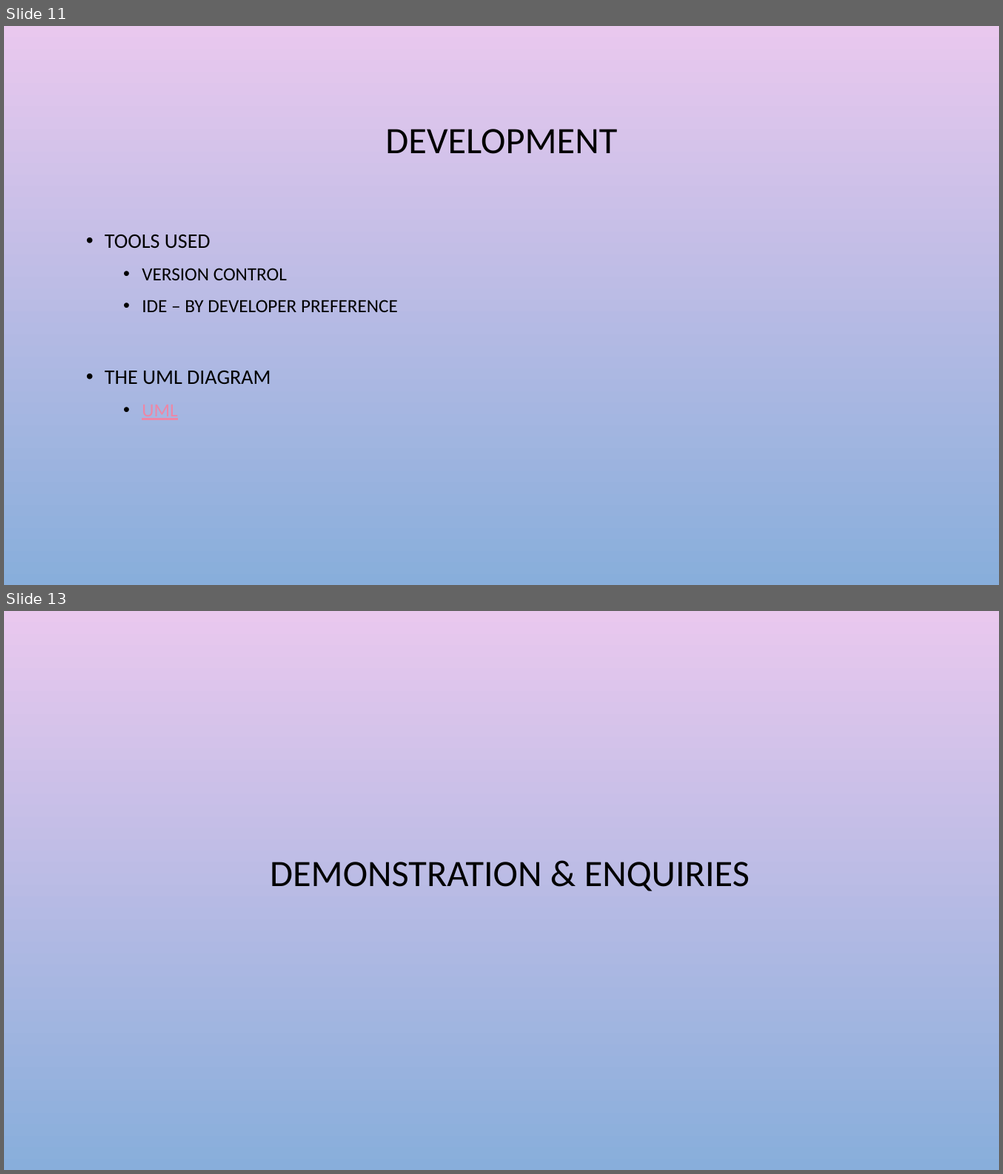
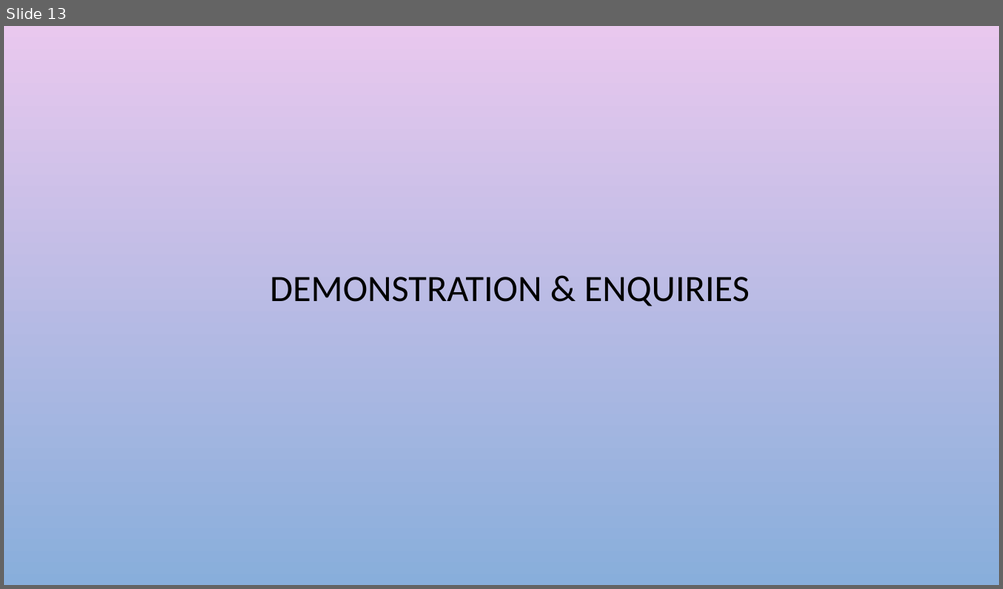
Before and after one commit to abrievanaardt/smalltalk, a slide deck: Documentation/smalltalk.pptx. Shown one above the other, each under a label of ours: slides 11 and 13 before the commit, slide 13 after it; the slides between them are not shown. The pictures are 1003x1174 and 1003x589 pixels, drawn with LibreOffice and Linux fonts; fonts in the diff are those of the drawing; background and template pictures are left out. Boxes give left, top, right and bottom in pixels: in the first picture for what was removed or moved away, otherwise in the second. Text is boxed around its words. In the diff, an @@ line names an element or a change of style, - is before the commit and + after.

```diff
--- a/Documentation/smalltalk.pptx
+++ b/Documentation/smalltalk.pptx
@@ slide 11 removed at (x1=4, y1=26, x2=999, y2=585), background picture (left out) @@
@@ title removed at (x1=385, y1=129, x2=617, y2=154) @@
-DEVELOPMENT
@@ text removed at (x1=105, y1=235, x2=398, y2=384) @@
-• TOOLS USED
-  • VERSION CONTROL
-  • IDE – BY DEVELOPER PREFERENCE
-• THE UML DIAGRAM
-  • UML
```
Also in this commit, not shown: 10 slides changed, 2 slides added, 1 other slide removed.
